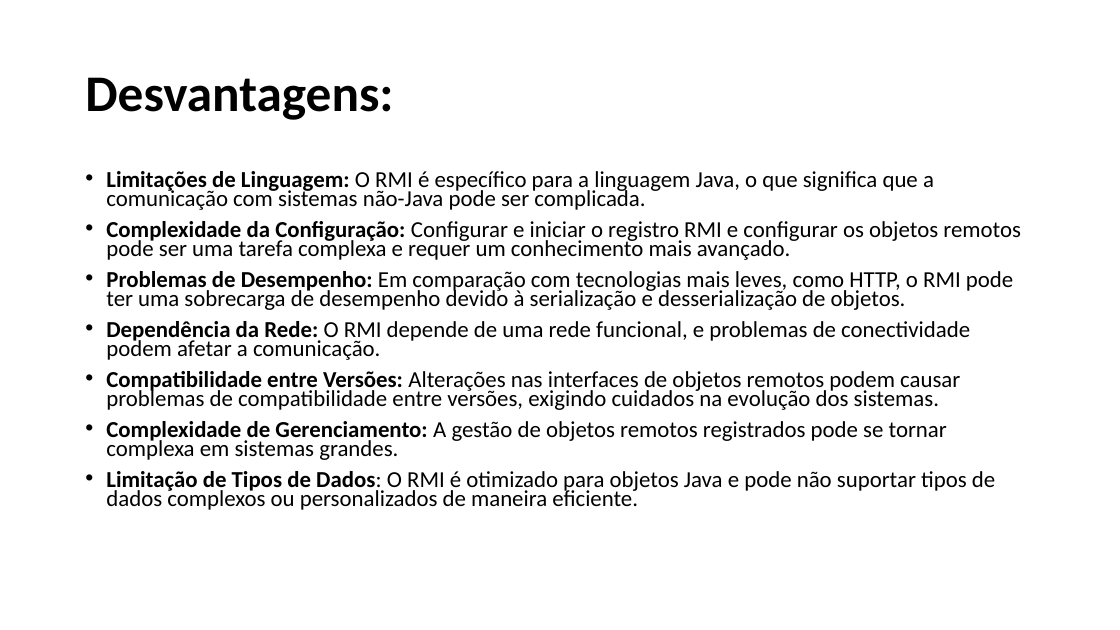
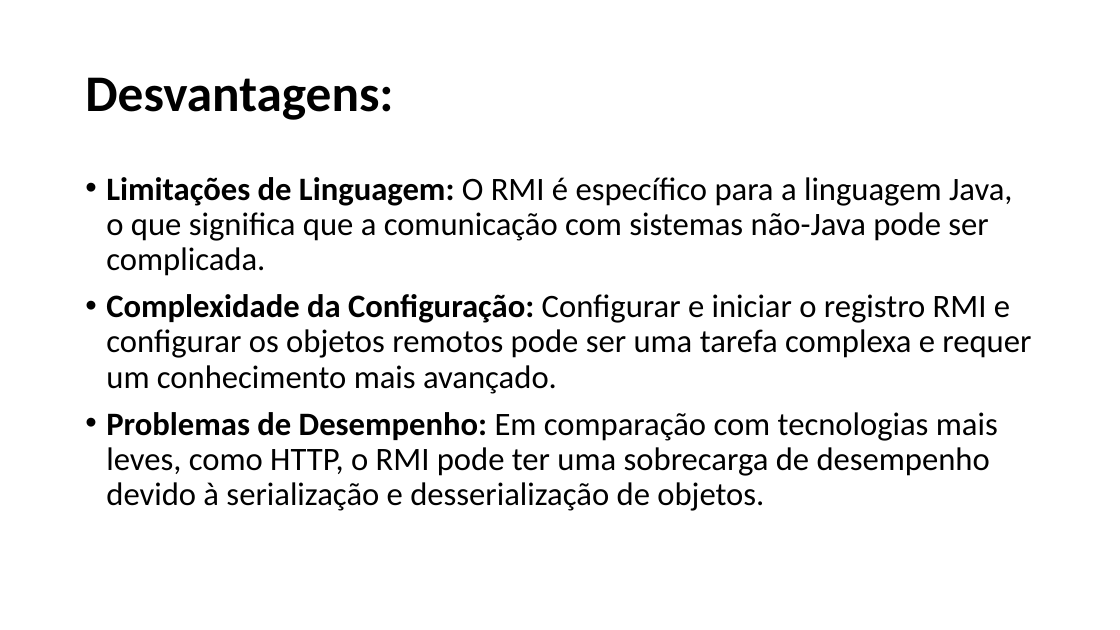
Before and after one commit to NocctisCaelus/PoC_Kaka, a slide deck: slide 10 of Apresentação.pptx (slide 9 before the commit). Drawn at 1120x630 pixels with LibreOffice and Linux fonts; fonts in the diff are those of the drawing. Boxes give left, top, right and bottom in pixels: in the first picture for what was removed or moved away, otherwise in the second. Text is boxed around its words. In the diff, an @@ line names an element or a change of style, - is before the commit and + after.

```diff
--- a/Apresentação.pptx
+++ b/Apresentação.pptx
@@ text "Limitações de Linguagem: O RMI ..." at (106,177,1031,511): size 19.6 to 28 pt; line spacing 0.7 to 0.9 @@
@@ text at (106,321,995,510): paragraphs removed @@
-• Dependência da Rede: O RMI depende de uma rede funcional, e problemas de conectividade podem afetar a comunicação.
-• Compatibilidade entre Versões: Alterações nas interfaces de objetos remotos podem causar problemas de compatibilidade entre versões, exigindo cuidados na evolução dos sistemas.
-• Complexidade de Gerenciamento: A gestão de objetos remotos registrados pode se tornar complexa em sistemas grandes.
-• Limitação de Tipos de Dados: O RMI é otimizado para objetos Java e pode não suportar tipos de dados complexos ou personalizados de maneira eficiente.
```
Also in this commit, not shown: 7 other slides changed, 4 slides added, 4 slides removed.
